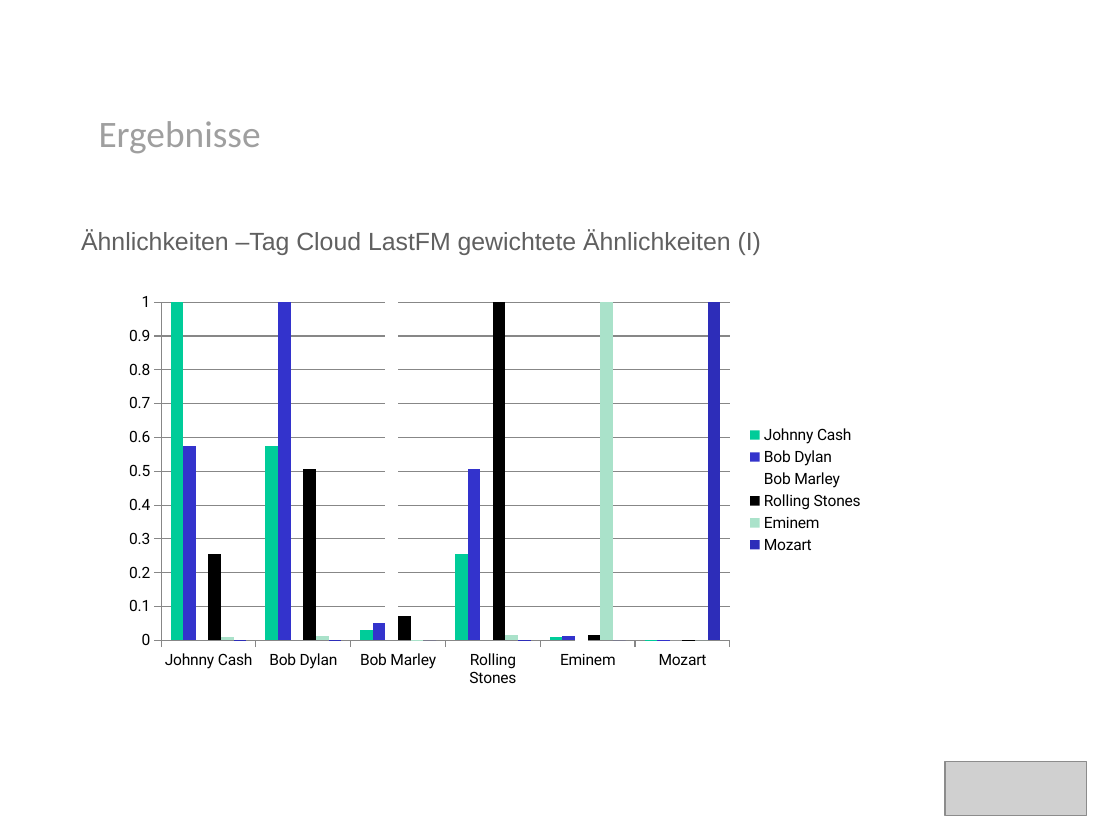
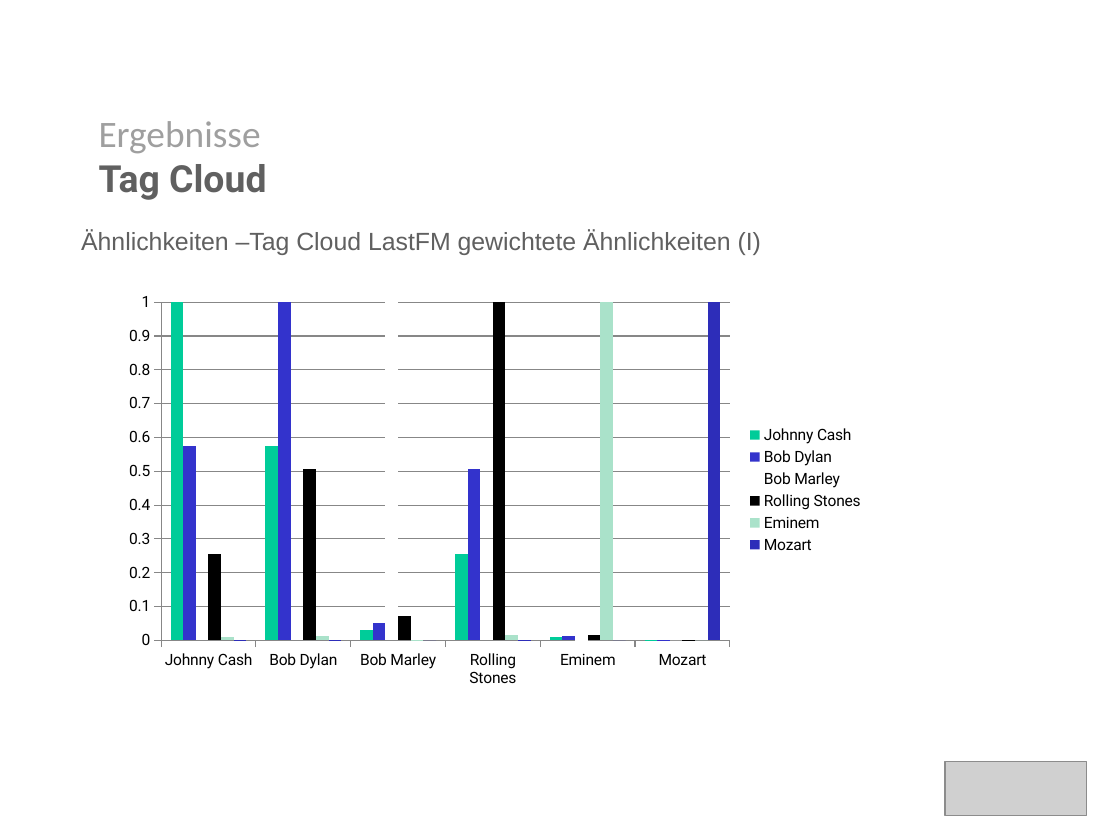
Before and after one commit to rohanprojects/mirlastfm, a slide deck: slide 15 of presentation/presentation.pptx. Drawn at 1120x840 pixels with LibreOffice and Linux fonts; fonts in the diff are those of the drawing; grey boxes stand for pictures; background and template pictures are left out. Boxes give left, top, right and bottom in pixels: in the first picture for what was removed or moved away, otherwise in the second. Text is boxed around its words. In the diff, an @@ line names an element or a change of style, - is before the commit and + after.

```diff
--- a/presentation/presentation.pptx
+++ b/presentation/presentation.pptx
@@ text at (x1=99, y1=121, x2=266, y2=200): text changed @@
-Ergebnisse
+Ergebnisse
+Tag Cloud
```
Also in this commit, not shown: 8 other slides changed.
